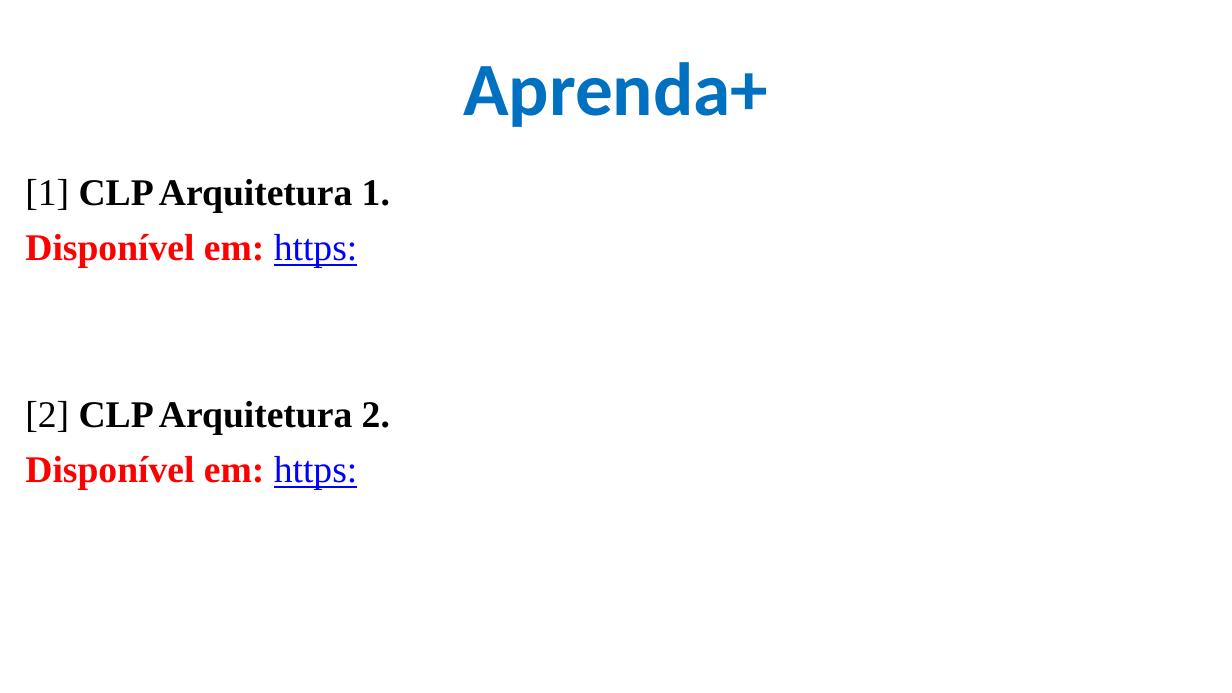
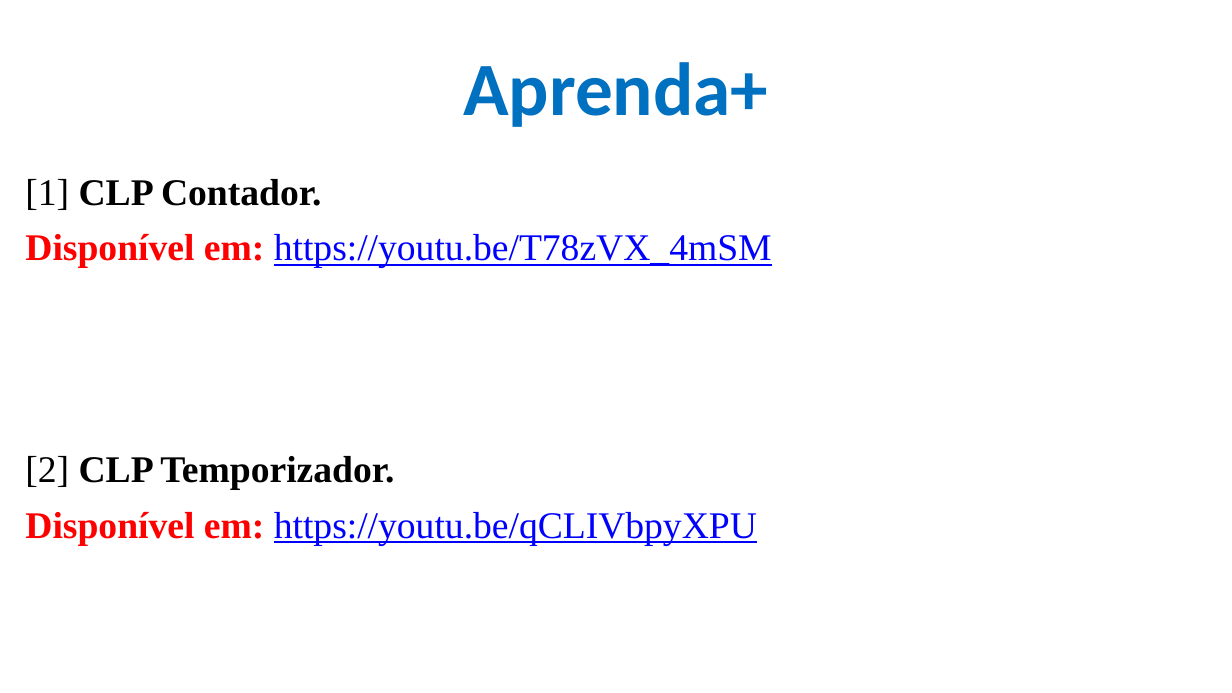
Before and after one commit to CloudEducationBrazil/WydenUniRuyControladoresLogicosProgCLP, a slide deck: slide 13 of 01 Classes/Aula4 - CLP - Programação - Ling LADER Contagem e Temporizadores.pptx (slide 5 before the commit). Drawn at 1232x693 pixels with LibreOffice and Linux fonts; fonts in the diff are those of the drawing; background and template pictures are left out. Boxes give left, top, right and bottom in pixels: in the first picture for what was removed or moved away, otherwise in the second. Text is boxed around its words. In the diff, an @@ line names an element or a change of style, - is before the commit and + after.

```diff
--- a/01 Classes/Aula4 - CLP - Programação - Ling LADER Contagem e Temporizadores.pptx
+++ b/01 Classes/Aula4 - CLP - Programação - Ling LADER Contagem e Temporizadores.pptx
@@ text at [25, 179, 772, 546]: text changed; text colour #000000 to #0000FF; bold off @@
-[1] CLP Arquitetura 1.
-Disponível em: https:
-[2] CLP Arquitetura 2.
-Disponível em: https:
+[1] CLP Contador.
+Disponível em: https://youtu.be/T78zVX_4mSM
+[2] CLP Temporizador.
+Disponível em: https://youtu.be/qCLIVbpyXPU
```
Also in this commit, not shown: 5 other slides changed, 8 slides added, 6 other files.
